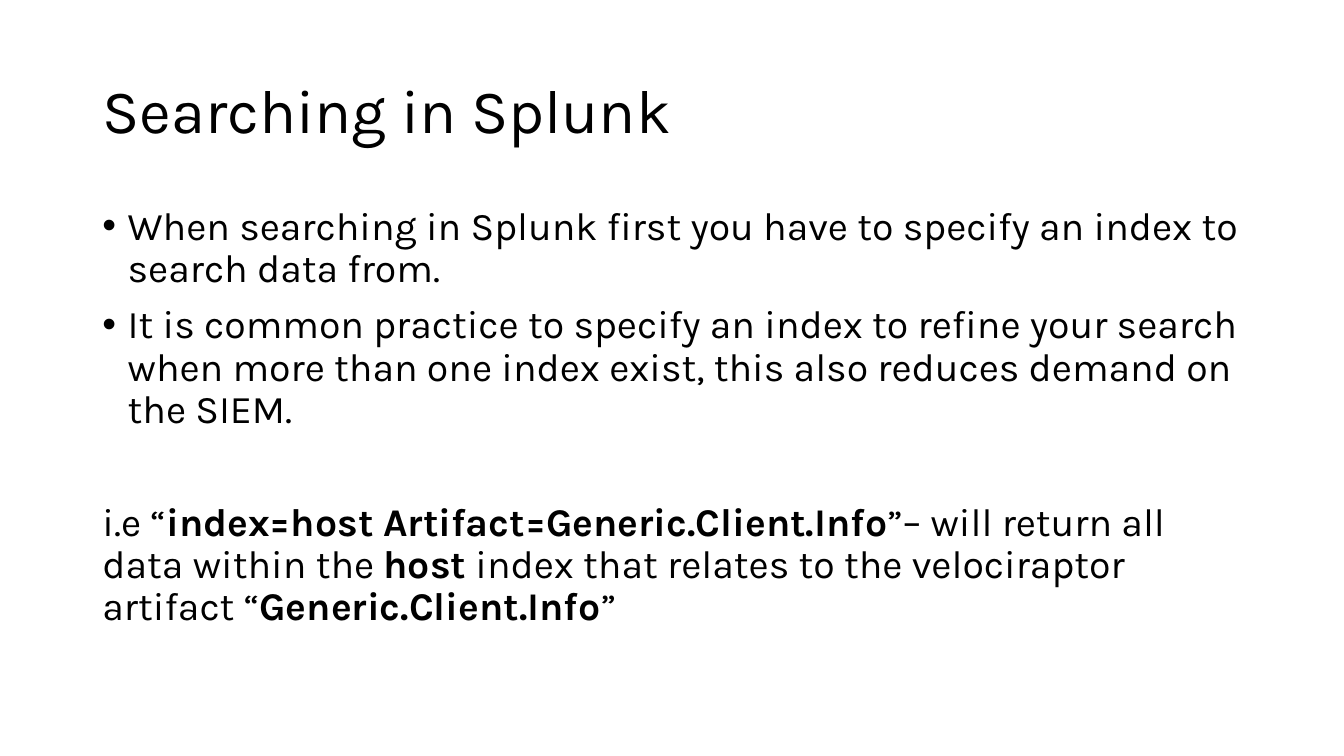
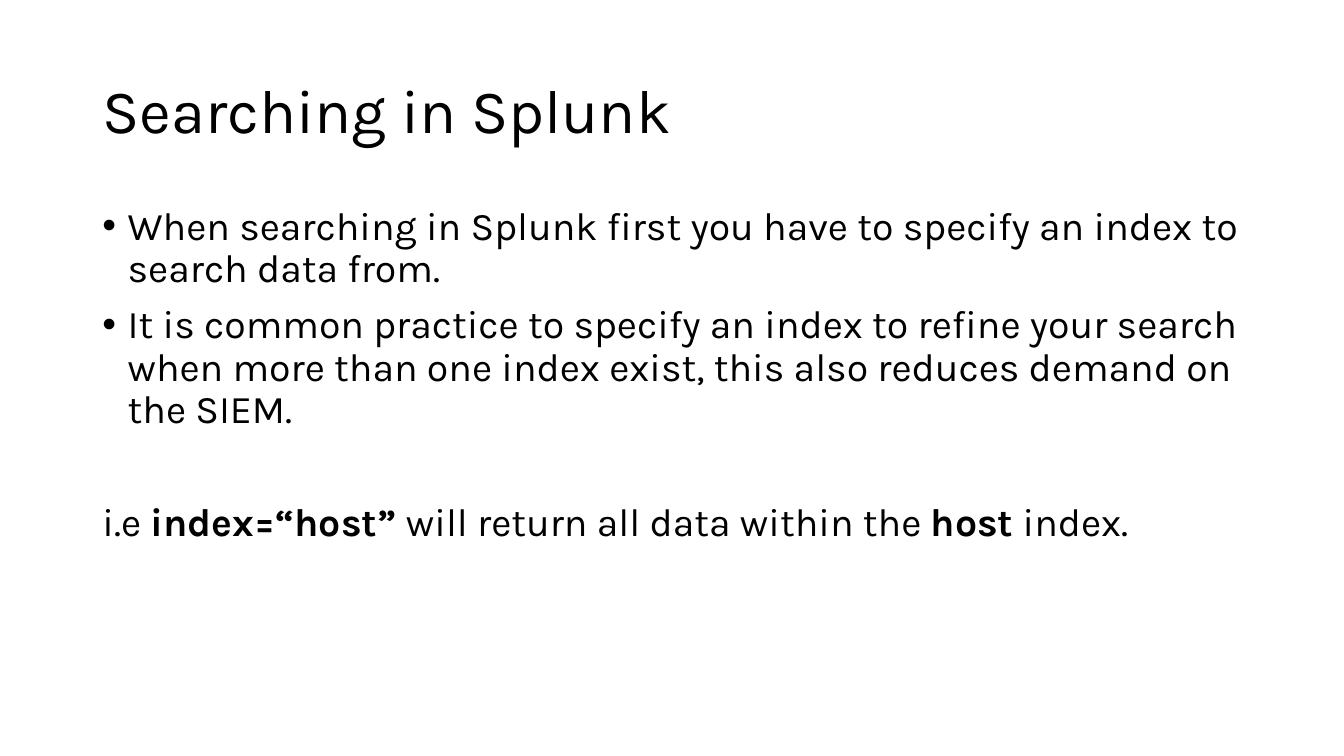
Before and after one commit to G1useppe/65sch00l, a slide deck: slide 3 of host/Splunk/Training Cell - Conversion course - Splunk.pptx. Drawn at 1344x756 pixels with LibreOffice and Linux fonts; fonts in the diff are those of the drawing. Boxes give left, top, right and bottom in pixels: in the first picture for what was removed or moved away, otherwise in the second. Text is boxed around its words. In the diff, an @@ line names an element or a change of style, - is before the commit and + after.

```diff
--- a/host/Splunk/Training Cell - Conversion course - Splunk.pptx
+++ b/host/Splunk/Training Cell - Conversion course - Splunk.pptx
@@ text at (102,508,1129,537): text changed @@
-i.e “index=host Artifact=Generic.Client.Info”– will return all data within the host index that relates to the velociraptor artifact “Generic.Client.Info”
+i.e index=“host” will return all data within the host index.
```
Also in this commit, not shown: 8 other slides changed, 9 slides removed, 2 other files.
